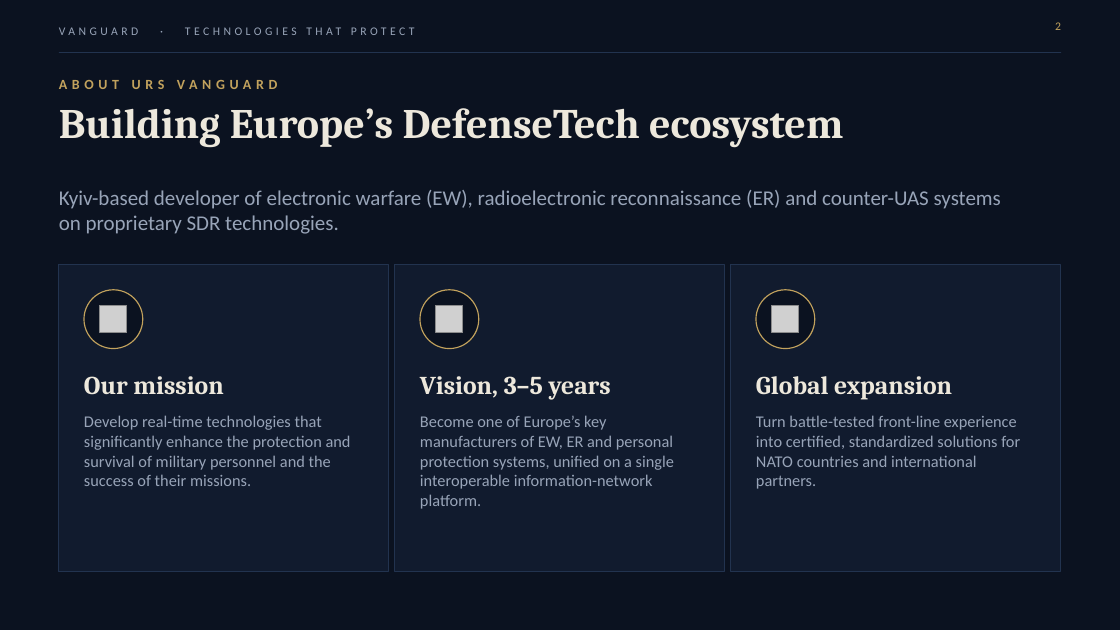
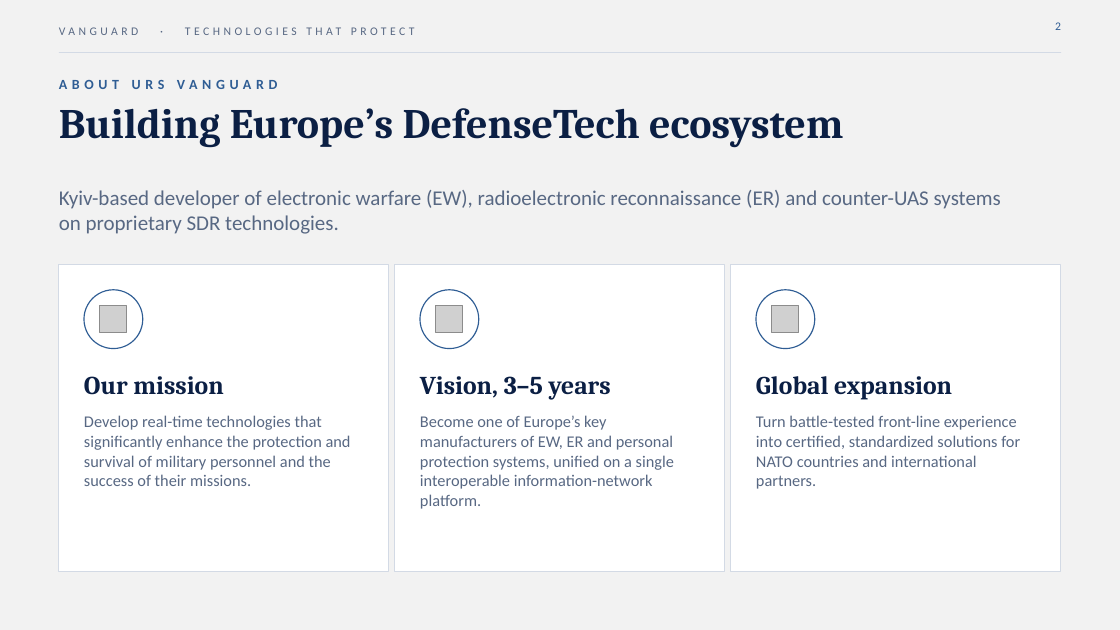
Before and after one commit to Orangepranik/presentation-vanguard, a slide deck: slide 2 of Vanguard_Investor_Presentation_Norway.pptx. Drawn at 1120x630 pixels with LibreOffice and Linux fonts; fonts in the diff are those of the drawing; grey boxes stand for pictures; background and template pictures are left out. Boxes give left, top, right and bottom in pixels: in the first picture for what was removed or moved away, otherwise in the second. Text is boxed around its words. In the diff, an @@ line names an element or a change of style, - is before the commit and + after.

```diff
--- a/Vanguard_Investor_Presentation_Norway.pptx
+++ b/Vanguard_Investor_Presentation_Norway.pptx
@@ background #0B1220 to #F2F2F2 @@
@@ text colour #98A4B8 to #586883 in 5 elements at bbox=[59, 190, 1001, 234], bbox=[84, 415, 351, 486], bbox=[420, 415, 674, 509], bbox=[756, 415, 1020, 489], bbox=[59, 27, 138, 35] @@
@@ page number at bbox=[1055, 22, 1061, 30]: text colour #C2A25D to #2F5D94 @@
@@ rectangle at bbox=[59, 52, 1061, 53]: fill #22334F to #D3DAE5 @@
@@ text "ABOUT URS VANGUARD" at bbox=[59, 80, 278, 89]: text colour #C2A25D to #2F5D94 @@
@@ fill #111B2E to #FFFFFF; outline #22334F 0.75 pt to #D3DAE5 0.75 pt in 3 elements at bbox=[59, 265, 389, 571], bbox=[395, 265, 725, 571], bbox=[731, 265, 1061, 571] @@
@@ fill #0B1220 to #FFFFFF; outline #C2A25D 1 pt to #2F5D94 1 pt in 3 elements at bbox=[84, 290, 143, 349], bbox=[420, 290, 479, 349], bbox=[756, 290, 815, 349] @@
@@ text colour #EDE8DC to #0B1F44 in 4 elements at bbox=[59, 108, 843, 148], bbox=[84, 376, 223, 395], bbox=[420, 376, 611, 400], bbox=[756, 376, 952, 400] @@
```
Also in this commit, not shown: 10 other slides changed, 9 other files.
